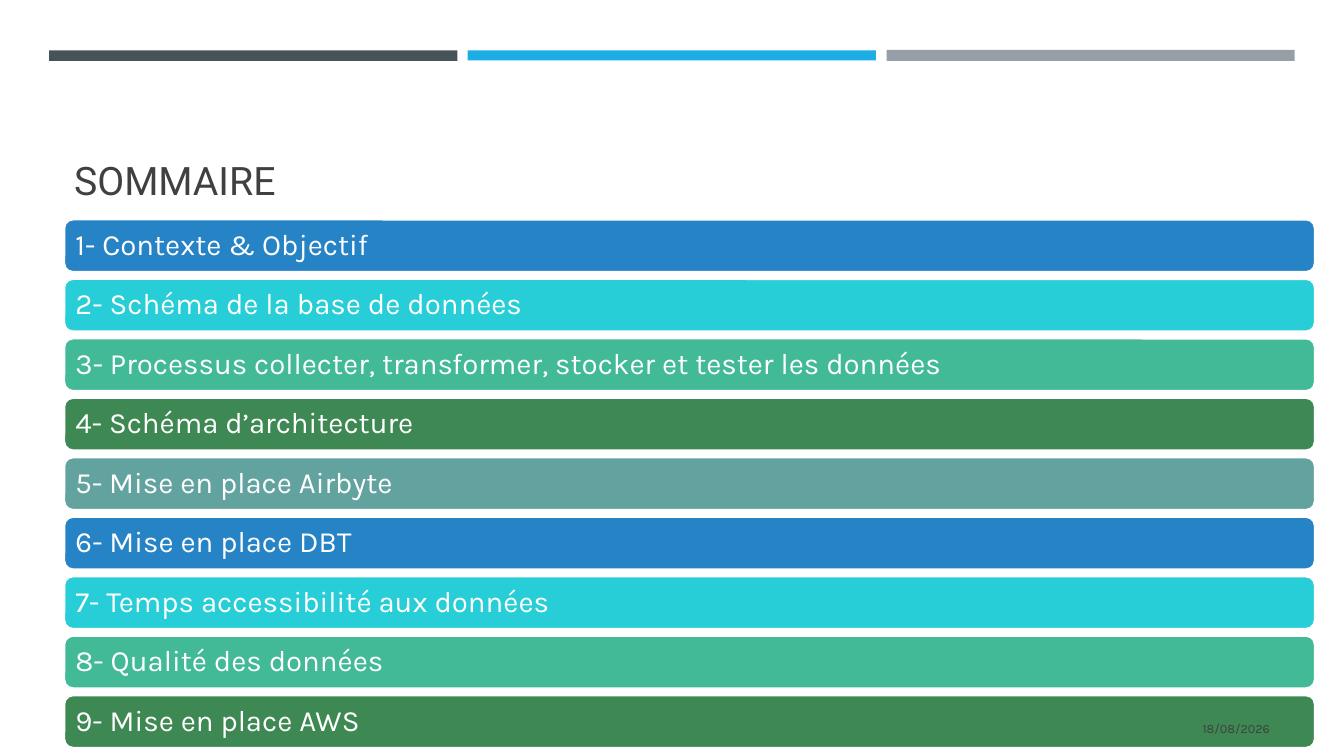
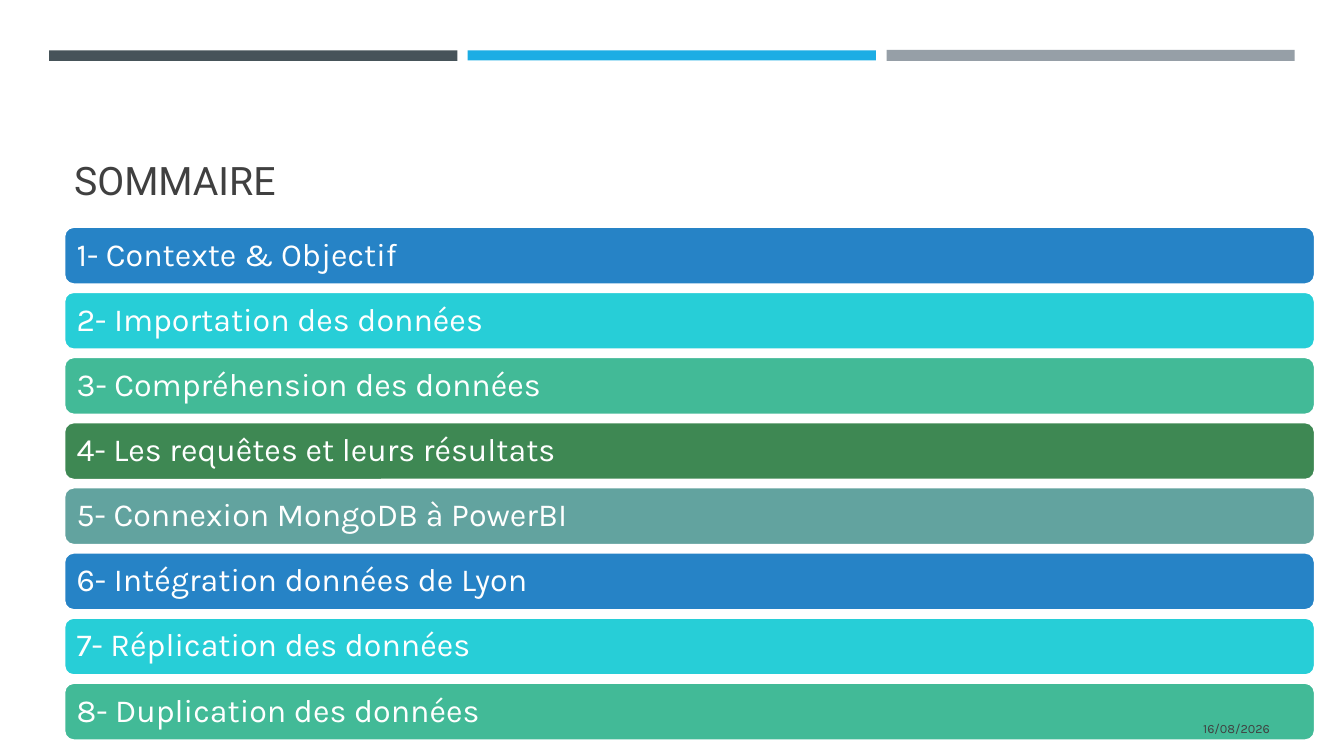
Before and after one commit to Sebules/Project_8_OpenClassrooms_Data_Engineer, a slide deck: slide 2 of ulesie_sebastien_2_presentation_082026.pptx. Drawn at 1344x756 pixels with LibreOffice and Linux fonts; fonts in the diff are those of the drawing. Boxes give left, top, right and bottom in pixels: in the first picture for what was removed or moved away, otherwise in the second. Text is boxed around its words. In the diff, an @@ line names an element or a change of style, - is before the commit and + after.

```diff
--- a/ulesie_sebastien_2_presentation_082026.pptx
+++ b/ulesie_sebastien_2_presentation_082026.pptx
@@ rounded rectangle: place and size @@
-rounded rectangle at bbox=[65, 220, 1316, 272]
+rounded rectangle at bbox=[65, 227, 1316, 284]
@@ text "1- Contexte & Objectif": place and size @@
-text "1- Contexte & Objectif" at bbox=[75, 234, 368, 262]
+text "1- Contexte & Objectif" at bbox=[77, 244, 397, 274]
@@ text "1- Contexte & Objectif" at bbox=[77, 244, 397, 274]: size 21 to 23 pt @@
@@ rounded rectangle: place and size @@
-rounded rectangle at bbox=[65, 279, 1316, 332]
+rounded rectangle at bbox=[65, 292, 1316, 350]
@@ text at bbox=[77, 306, 482, 339]: text changed; size 21 to 23 pt @@
-2- Schéma de la base de données
+2- Importation des données
@@ rounded rectangle: place and size @@
-rounded rectangle at bbox=[65, 339, 1316, 391]
+rounded rectangle at bbox=[65, 357, 1316, 414]
@@ text at bbox=[77, 371, 540, 404]: text changed; size 21 to 23 pt @@
-3- Processus collecter, transformer, stocker et tester les données
+3- Compréhension des données
@@ rounded rectangle: place and size @@
-rounded rectangle at bbox=[65, 398, 1316, 451]
+rounded rectangle at bbox=[65, 422, 1316, 480]
@@ text added at bbox=[77, 436, 555, 469], 23 pt, text #FFFFFF @@
+4- Les requêtes et leurs résultats
@@ rounded rectangle: place and size @@
-rounded rectangle at bbox=[65, 458, 1316, 510]
+rounded rectangle at bbox=[65, 487, 1316, 544]
@@ text added at bbox=[77, 501, 567, 534], 23 pt, text #FFFFFF @@
+5- Connexion MongoDB à PowerBI
@@ rounded rectangle: place and size @@
-rounded rectangle at bbox=[65, 517, 1316, 570]
+rounded rectangle at bbox=[65, 553, 1316, 610]
@@ text added at bbox=[77, 566, 527, 599], 23 pt, text #FFFFFF @@
+6- Intégration données de Lyon
@@ rounded rectangle: place and size @@
-rounded rectangle at bbox=[65, 577, 1316, 629]
+rounded rectangle at bbox=[65, 618, 1316, 676]
@@ text at bbox=[77, 631, 470, 664]: text changed; size 21 to 23 pt @@
-7- Temps accessibilité aux données
+7- Réplication des données
@@ rounded rectangle: place and size @@
-rounded rectangle at bbox=[65, 636, 1316, 689]
+rounded rectangle at bbox=[65, 683, 1316, 740]
@@ group removed at bbox=[65, 411, 1316, 748]: 4 texts, 1 rounded rectangle @@
-4- Schéma d’architecture
-5- Mise en place Airbyte
-6- Mise en place DBT
-9- Mise en place AWS
@@ text at bbox=[77, 697, 479, 730]: text changed; size 21 to 23 pt @@
-8- Qualité des données
+8- Duplication des données
@@ text at bbox=[1203, 724, 1270, 734]: text changed @@
-18/08/2026
+16/08/2026
```
Also in this commit, not shown: 10 other slides changed, 3 slides added, 9 slides removed.
